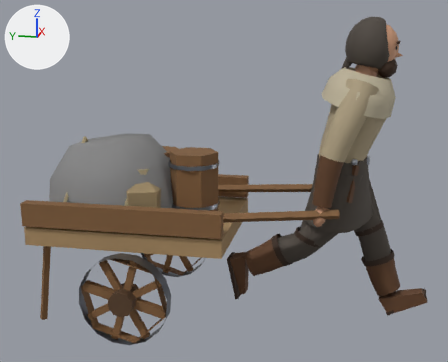
One commit to the glTF model Art/models/founder.glb: the scene before it, then after it.
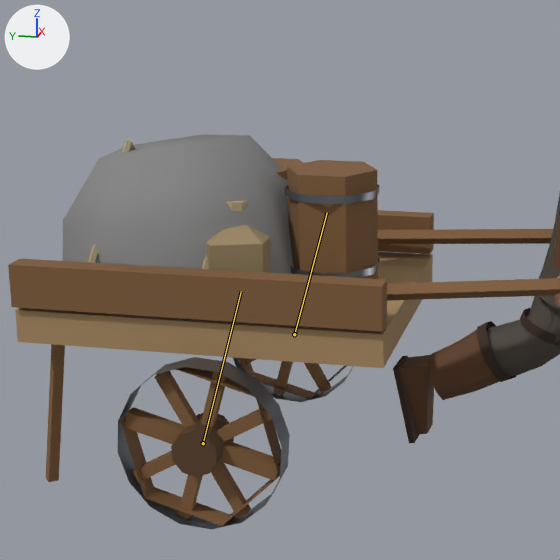
Each version appears first whole from a 50 mm camera at (-3.43, -0.02, 1.67) aimed at (-0.03, 0.66, 0.82), and next in a close-up on the part from 4% to 71% of the width and 17% to 100% of the height. The axes (+X, +Y, +Z) are drawn at upper left. The lights are the same throughout. The last two pictures show the newer version. Both versions are drawn at frame 2 of the action 'march'; the numbers are the values there. The bones that change are drawn over the model as lines in the close-ups.

Objects in the first close-up: 'body', 'boot R close!fine', 'canvas', 'handcart', 'leg R close!fine', 'load', 'load close!fine', 'sole R!fine', 'wheel L', 'wheel R', 'wheel close L!fine', 'wheel close R!fine' and 7 more.
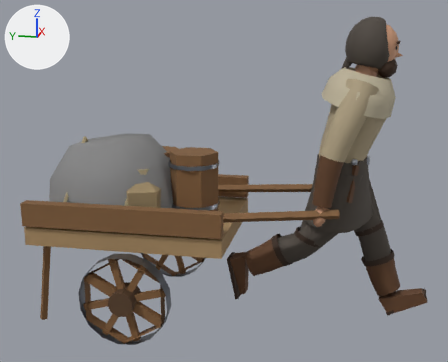
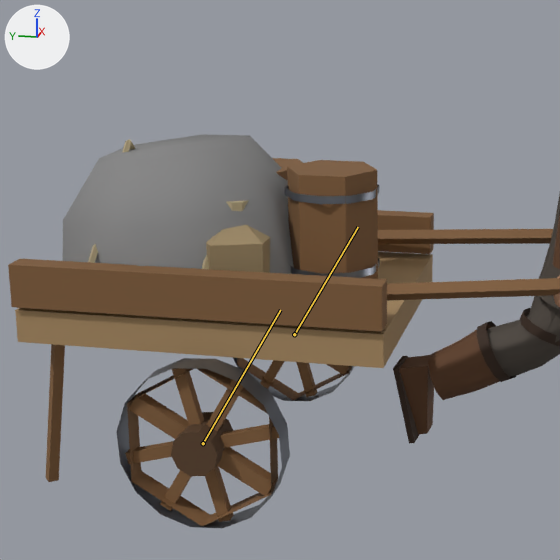
Changed parts and their boxes (x1, y1, x2, y2) in the close-ups (560 x 560 px):
'wheel close R!fine', posed
    before: (118, 357, 290, 529)
    after: (116, 358, 290, 528)
'wheel R', posed (6% narrower)
    before: (120, 367, 281, 526)
    after: (127, 369, 278, 526)
'wheel close L!fine', posed
    before: (233, 357, 353, 402)
    after: (233, 357, 355, 401)
'wheel L', posed
    before: (242, 358, 347, 399)
    after: (237, 358, 352, 400)
bone 'wheelL', root to tip
    before: (294, 334) to (327, 212)
    after: (294, 334) to (358, 227)
bone 'wheelR', root to tip
    before: (203, 443) to (241, 291)
    after: (203, 443) to (280, 310)

Diff of the bpy script that builds the scene:
```diff
--- a/Art/models/founder.glb.py
+++ b/Art/models/founder.glb.py
@@ bone_wheell @@
 bone_wheell = bpy.data.objects['Founder'].pose.bones['wheelL']  # child of 'extra'
-bone_wheell.rotation_quaternion = (0.99, 0.135, 0.0, 0.0)  # degrees (16, 0, 0)
+bone_wheell.rotation_quaternion = (0.965, 0.258, 0.0, 0.0)  # degrees (30, 0, 0)
@@ bone_wheelr @@
 bone_wheelr = bpy.data.objects['Founder'].pose.bones['wheelR']  # child of 'extra'
-bone_wheelr.rotation_quaternion = (0.99, 0.135, 0.0, 0.0)  # degrees (16, 0, 0)
+bone_wheelr.rotation_quaternion = (0.965, 0.258, 0.0, 0.0)  # degrees (30, 0, 0)
```
